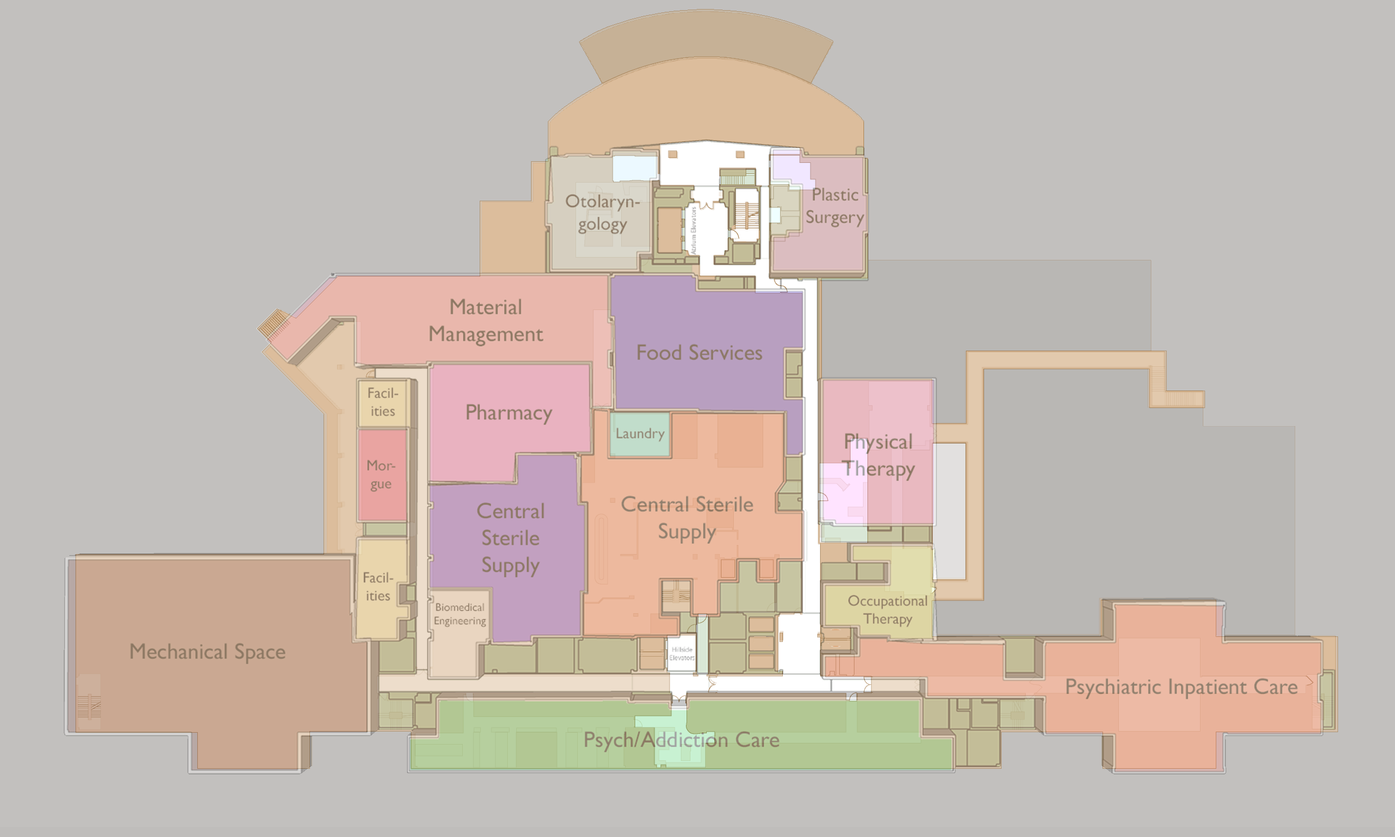
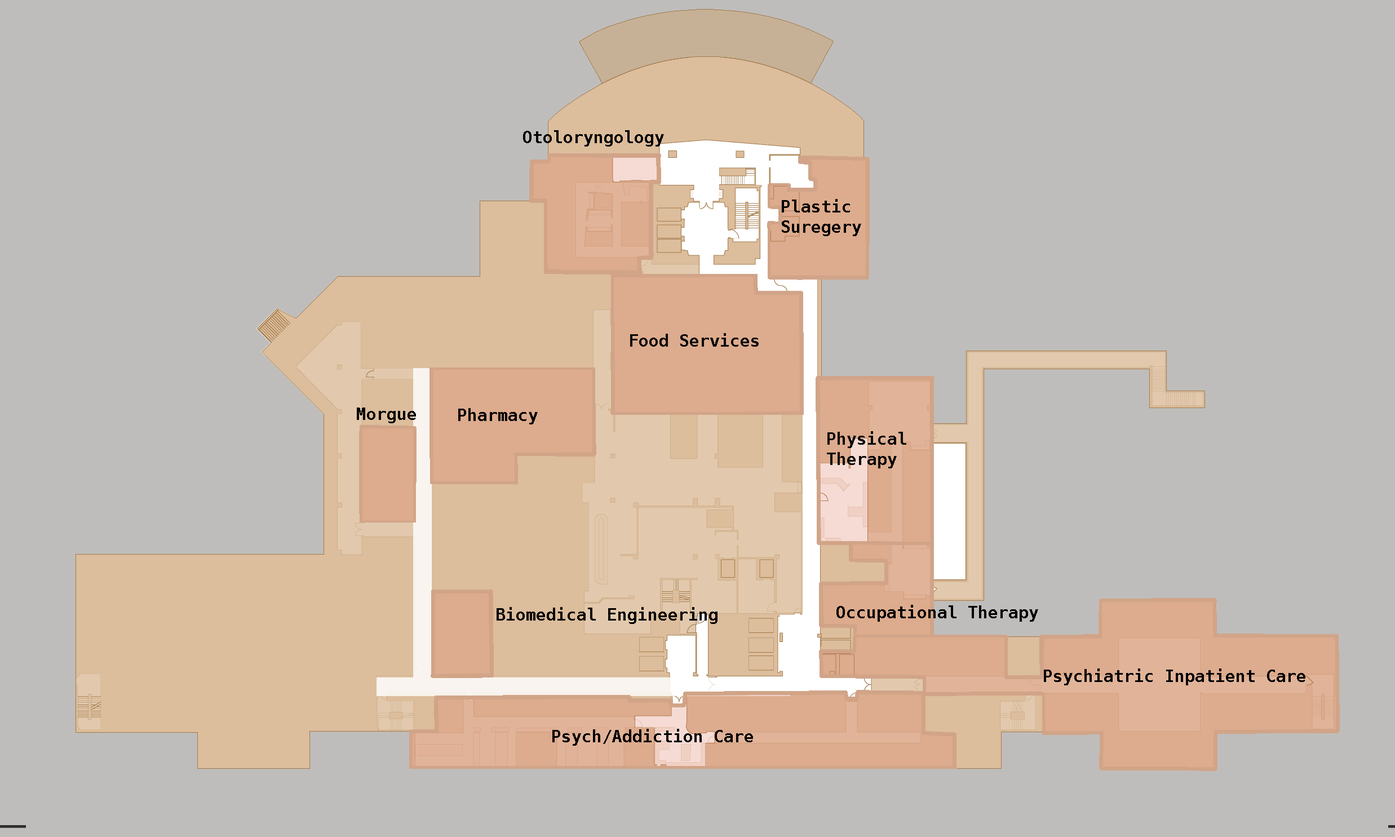
Layered file, before and after one edit (1395×837). Changes by layer:
removed layer "Layer 8" over [669, 220, 681, 226]
removed layer "Layer 7" over [669, 237, 681, 240]
removed layer "Layer 6" over [658, 237, 670, 240]
removed layer "Layer 5" over [658, 220, 670, 226]
removed layer "Layer 4" over [667, 220, 679, 226]
added layer "Food Services" above "Physical Therapy" over [630, 333, 759, 347]
added layer "Physical Therapy" above "Psychiatric Inpatient Care" over [826, 431, 907, 469]
added layer "Psychiatric Inpatient Care" above "Occupational Therapy" over [1043, 668, 1306, 686]
added layer "Occupational Therapy" above "Morgue" over [836, 604, 1039, 622]
added layer "Morgue" above "Pharmacy" over [356, 407, 416, 424]
added layer "Pharmacy" above "Biomedical Engineering" over [458, 408, 538, 425]
added layer "Biomedical Engineering" above "Psych/Addiction Care" over [496, 607, 718, 624]
added layer "Psych/Addiction Care" above "Plastic Suregery" over [552, 728, 754, 746]
added layer "Plastic Suregery" above "Otoloryngology" over [781, 198, 862, 237]
added layer "Otoloryngology" above "lines" over [523, 130, 664, 147]
added layer "lines" above "Layer 2" over [359, 153, 1340, 774]
painted on "Layer 2" over [604, 130, 672, 238]
added layer "colour code" (80%) above "floor2" over [361, 153, 1339, 769]
painted on "floor2" over [0, 0, 1395, 829]
